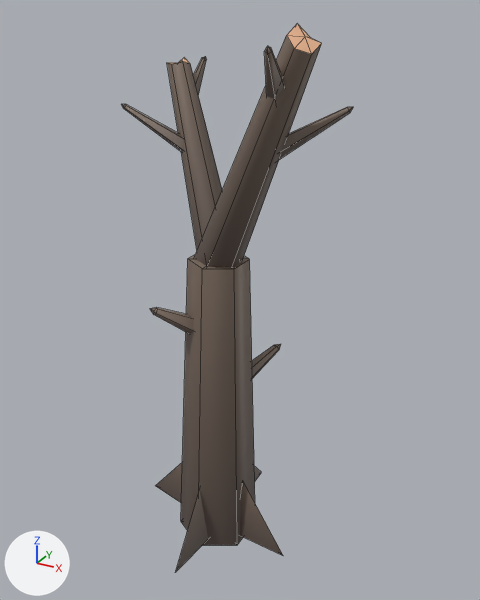
What one commit did to the FBX model Assets/_Project/Art/Environment/My/Orks/tree_dead_A.fbx.
Camera for both pictures: a 50 mm lens placed at (1.161, -1.916, 1.967), pointed at (0.086, 0.037, 0.99). Arrows for +X, +Y and +Z are at lower left; the lights stay in place. The older version comes first. Mesh edges are drawn as thin lines. Where no turn or scale is listed for an object, it has been applied to the vertices.

Names of what the first picture shows: 'tree_dead_A'.
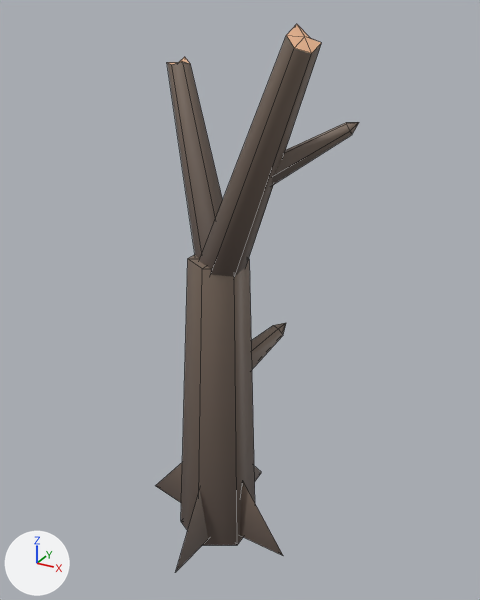
Boxes [x1, y1, x2, y2] around the edits, measured in the pictures (480 x 600 px; the box of a moved part takes in the faces that stretch with it):
'tree_dead_A', reshaped (12% narrower)
    before: [121, 24, 353, 571]
    after: [156, 24, 359, 571]
part 1 of me_tree_dead_a, moved or reshaped
    before: [252, 344, 281, 379]
    after: [272, 122, 359, 185]
part 2 of me_tree_dead_a, deleted
    before: [121, 104, 184, 151]
part 3 of me_tree_dead_a, deleted (brown)
    before: [150, 307, 194, 334]
part 4 of me_tree_dead_a, deleted
    before: [264, 46, 284, 101]
part 5 of me_tree_dead_a, deleted
    before: [193, 56, 207, 95]
part 6 of me_tree_dead_a, deleted
    before: [278, 107, 353, 160]
part 7 of me_tree_dead_a, moved or reshaped
    before: [167, 35, 321, 267]
    after: [167, 36, 321, 277]
part 8 of me_tree_dead_a, added
    after: [251, 323, 286, 369]

What the commit changed:
me_tree_dead_a is used by ob_tree_dead_a; location (0.0, 0.0, 0.0).
me_tree_dead_a had 130 vertices, 160 faces and spanned x -0.39..0.49, y -0.36..0.35, z -0.05..1.93.
me_tree_dead_a now has 81 vertices, 100 faces and spans x -0.35..0.51, y -0.35..0.35, z -0.05..1.93.
me_tree_dead_a part 1: the loose piece of 12 vertices spanning x -0.04..0.15, y -0.03..0.26, z 0.51..0.72 is turned -39.9 degrees about the z axis through its middle, then moved by (0.28, -0.18, 0.93).
me_tree_dead_a part 2: the loose piece of 12 vertices spanning x -0.39..-0.09, y 0.02..0.13, z 1.45..1.65 is deleted.
me_tree_dead_a part 3: the loose piece of 12 vertices spanning x -0.16..0.04, y -0.19..0.03, z 0.81..0.99 is deleted.
me_tree_dead_a part 4: the loose piece of 12 vertices spanning x 0.29..0.39, y -0.36..-0.14, z 1.68..1.88 is deleted.
me_tree_dead_a part 5: the loose piece of 12 vertices spanning x -0.23..-0.16, y 0.11..0.33, z 1.61..1.8 is deleted.
me_tree_dead_a part 6: the loose piece of 12 vertices spanning x 0.2..0.49, y -0.16..-0.02, z 1.5..1.71 is deleted.
Part 7, on me_tree_dead_a:
2 vertices are removed from x 0.0..0.04, y -0.01..0.01, z 1.11.
12 faces are deleted.
12 vertices move from x -0.07..0.1, y -0.09..0.1, z 1.06..1.15 to x -0.05..0.09, y -0.08..0.08, z 1.05..1.13.
1 vertex is added at (0.02, 0.0, 1.09).
12 new faces join them.
Part 8, on me_tree_dead_a:
12 vertices are added at x -0.05..0.17, y -0.05..0.29, z 0.56..0.81.
15 new faces join them.
